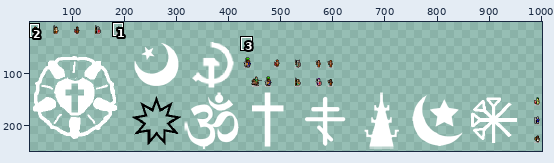
A sprite sheet gets an edit: game.png. Above: a wide view before the commit, with the close-up outlined.
Close-up. First the earlier version:
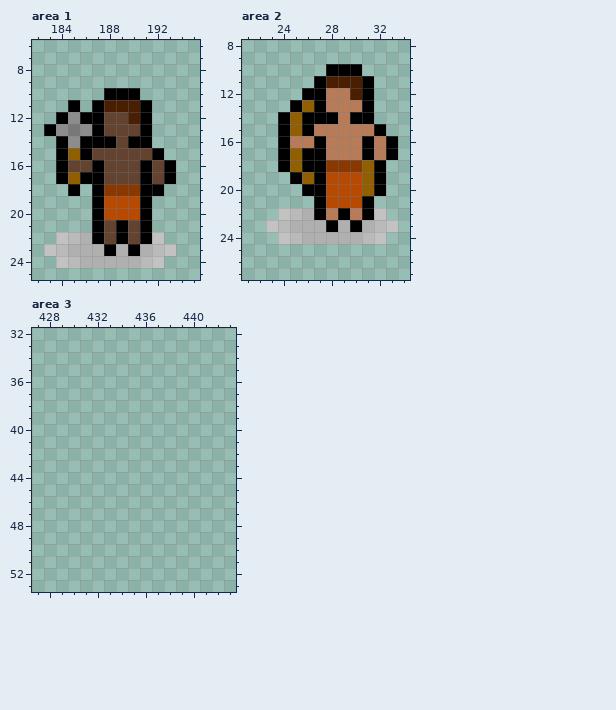
The file is 1024x256 pixels. Pixels under 10% opacity are left out. Colours within 5 levels of each other are drawn and written as one. Shown: area 1: x 182..195, y 6..25; area 2: x 21..34, y 8..27; area 3: x 427..443, y 32..53. The wide view leaves out empty margins. The commit also changed other parts of the picture, which this record leaves out.
And afterwards:
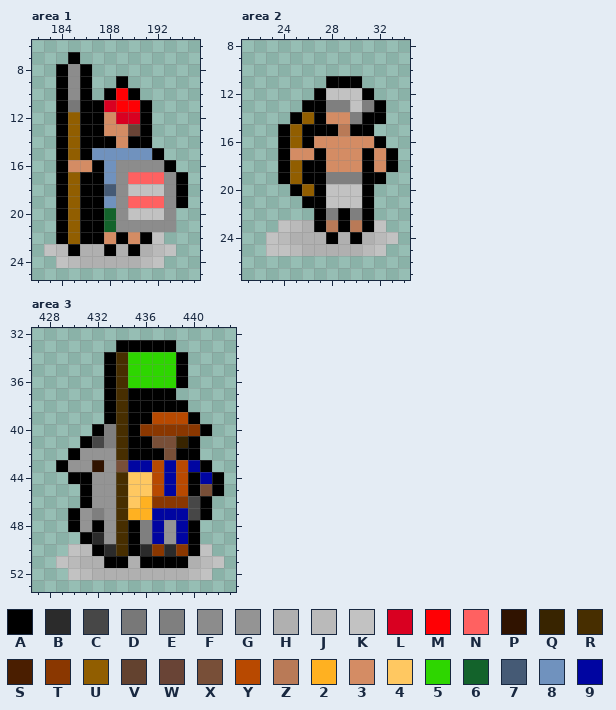
Palette (. is transparent): A #000000  B #2b2b2b  C #474747  D #787878  E #7f7f7f  F #8c8c8c  G #949494  H #b0b0b0  J #bababa  K #c2c2c2  L #d90021  M #ff0004  N #ff6161  P #301300  Q #382400  R #472e00  S #4a1e00  T #8a3700  U #915e00  V #63422f  W #694436  X #784f38  Y #b84900  Z #b97a57  2 #ffb121  3 #d48c64  4 #ffc861  5 #2ed600  6 #13632b  7 #455a75  8 #7092be  9 #0005a1
Difference:
Changed rows in their new state; - is an unchanged pixel.
Area 1:
first column x 183:
 7 --A---------
 8 -AFA--------
 9 -AFA--A-----
10 -AFA--M-----
11 -ADA-LMM----
12 --U--3LL----
13 .AUA-33W----
14 --U---3-----
15 ----88888---
16 --33-8FFFF--
17 -----8FNNNFA
18 -AUA-7FKKKFA
19 -AUA-8FNNNFA
20 -AUA-6FKKKF-
21 -AUA-6FFFFF-
22 -AUA-3-3----
23 --A---------
Area 2:
first column x 23:
10 -----...---
11 ----.AAA.--
12 ---.-KKK---
13 --.A-EEKEA-
14 -.AU-33E-A-
15 ----AA-AA.-
16 --UA33333A.
17 --33-333-3-
18 -----333A3A
19 -AUA-EEEA--
20 --AU-KKKA.-
21 ---A-KKK---
22 -...-E-E-.-
23 .KJ-AZAZAK.
24 KJH--A-AHJK
25 KKJHHHHHJK-
Area 3:
first column x 429:
33 -----AAAAA----
34 ----AR5555A---
35 ----AR5555A---
36 ----AR5555A---
37 ----ARAAAA----
38 ----ARAAAAA---
39 ----ARAAYYYA--
40 ---AERATTTTTA-
41 --ACERAAXXQA--
42 -AGGGRAAAXAA--
43 AGGPGX99Y9Y9A-
44 -AAGGR44Y9YA9A
45 --AGGR44Y9YAXA
46 --AGGR42TTTCA-
47 -AGEGR22999CA-
48 -AGAGRAE9G9A--
49 --ABGRAE9G9A--
50 -KJABRABTBTAK-
51 KJHHAAHAAAAHJK
52 -KJHHHHHHHHJK-
Boxes around the changes in both close-ups, in picture pixels (x1, y1, x2, y2):
changed: (44, 52, 188, 256)
changed: (266, 64, 398, 256)
added: (56, 340, 224, 580)
